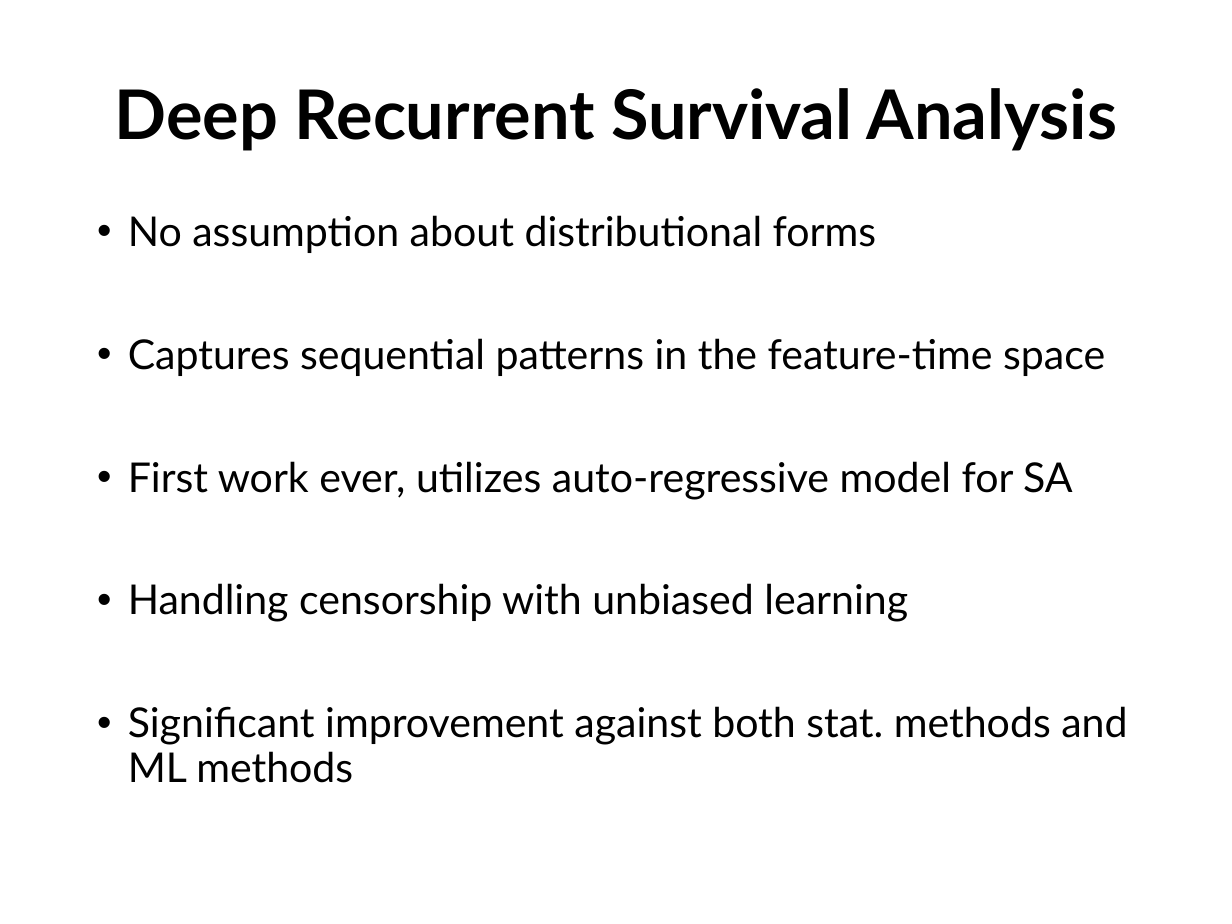
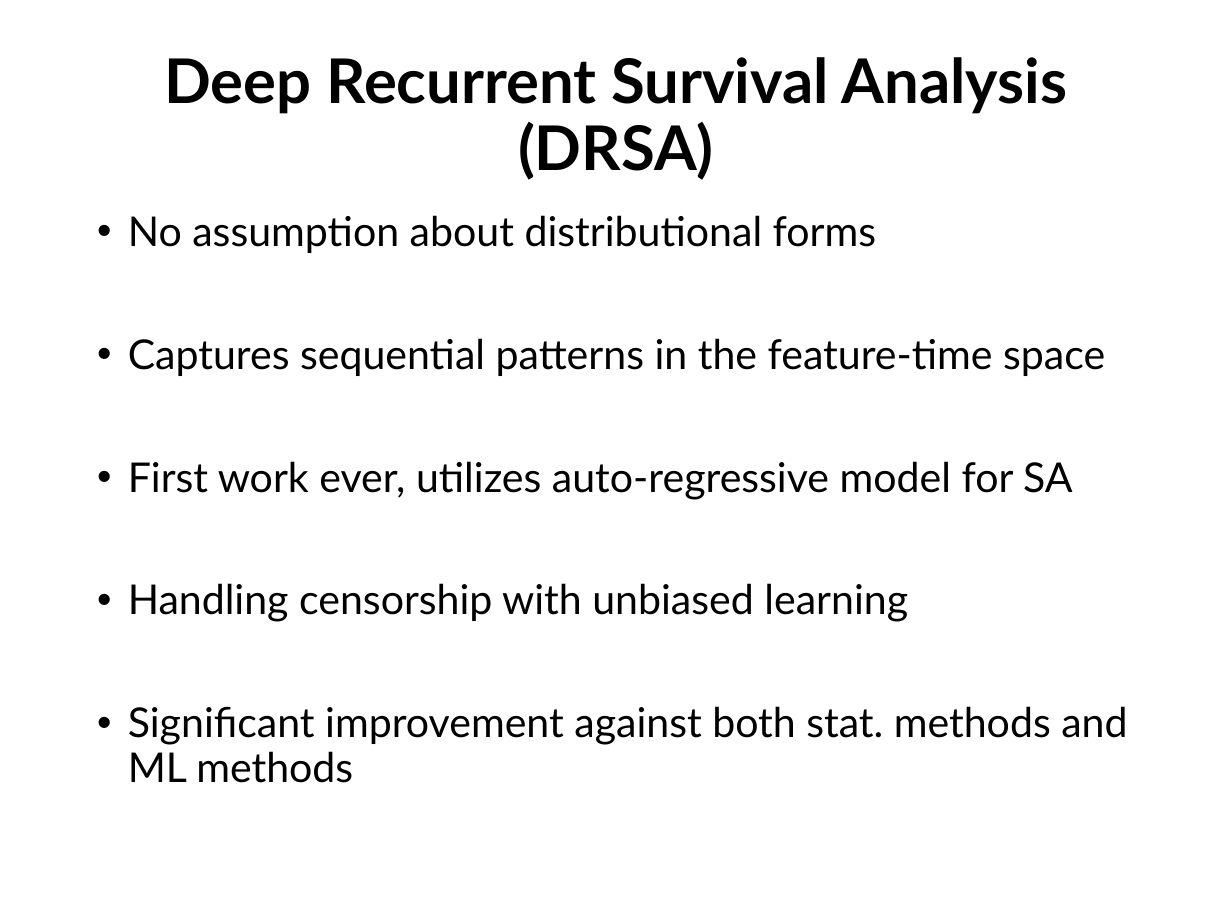
Before and after one commit to rk2900/DRSA, a slide deck: slide 15 of deep-recurrent-survival-analysis.pptx. Drawn at 1232x924 pixels with LibreOffice and Linux fonts; fonts in the diff are those of the drawing; background and template pictures are left out. Boxes give left, top, right and bottom in pixels: in the first picture for what was removed or moved away, otherwise in the second. Text is boxed around its words. In the diff, an @@ line names an element or a change of style, - is before the commit and + after.

```diff
--- a/deep-recurrent-survival-analysis.pptx
+++ b/deep-recurrent-survival-analysis.pptx
@@ title at [164,57,1068,180]: text changed; size 40 to 36 pt @@
-Deep Recurrent Survival Analysis
+Deep Recurrent Survival Analysis
+(DRSA)
```
Also in this commit, not shown: 9 other slides changed, 6 slides added, 3 slides removed.
